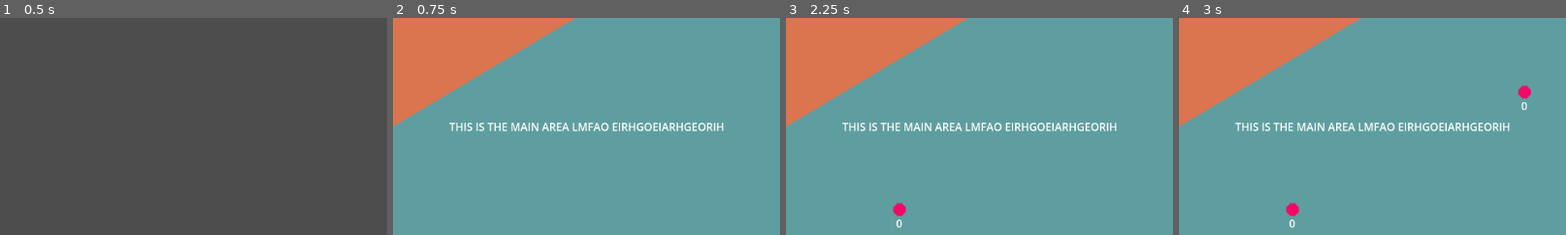
Above: before the commit, frames 1-4 (left to right).
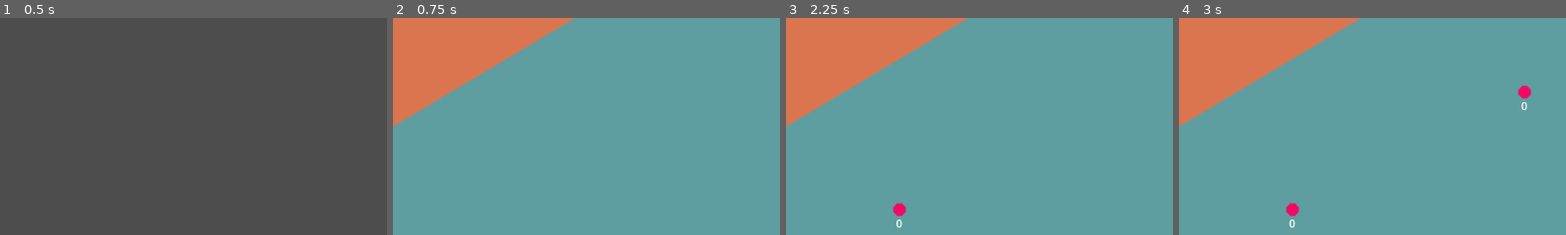
Above: after the commit, the same moments.

Repository: Alpha-Hotel/GameJamJan24
Game: Godot game, scene res://Scenes/menu.tscn
Two runs of this game, one before a commit and one after it. Both use one fixed random seed, a clock stepped at 60 frames per second and the inputs below.
Inputs (mouse positions are % of the whole screen's width and height, from its top left):
- Up to frame 1 (0.5 s): no input
- Up to frame 2 (0.75 s): click "Start" at 0.5 s
- Up to frame 3 (2.25 s): tap Enter at 1.25 s; move the mouse to (72, 45) at 1.27 s; click (72, 45) at 1.35 s; tap Space at 2 s; move the mouse to (30, 55) at 2.02 s; click (30, 55) at 2.1 s
- Up to frame 4 (3 s): tap Enter at 2.75 s; move the mouse to (60, 28) at 2.77 s; click (60, 28) at 2.85 s
The pictures show only the part of the screen within x 15-65%, y 11-61%; the shares and areas given below are measured in that part.

Frame 1 is identical in both runs. In frame 2, 1.6% of the frame differs, in the area x 14-86%, y 48-53%; in frame 3, 1.6%; in frame 4, 1.6%.

Commit message:
fixes for main

Diff:
--- a/Scenes/proximity_detector.tscn
+++ /dev/null
@@ -1,5 +0,0 @@
-[gd_scene format=3 uid="uid://bhesre0240xbq"]
-
-[node name="ProximityDetector" type="Node2D"]
-
-[node name="Area2D" type="Area2D" parent="."]
--- a/main.tscn
+++ b/main.tscn
@@ -11,14 +11,6 @@
 
 [node name="main" type="Node2D"]
 script = ExtResource("1_bya8y")
-
-[node name="Label" type="Label" parent="."]
-z_index = 1
-offset_left = 261.0
-offset_top = 221.0
-offset_right = 670.0
-offset_bottom = 244.0
-text = "THIS IS THE MAIN AREA LMFAO EIRHGOEIARHGEORIH"
 
 [node name="Collider" type="ShapeCast2D" parent="."]
 shape = SubResource("CircleShape2D_lw3ts")
